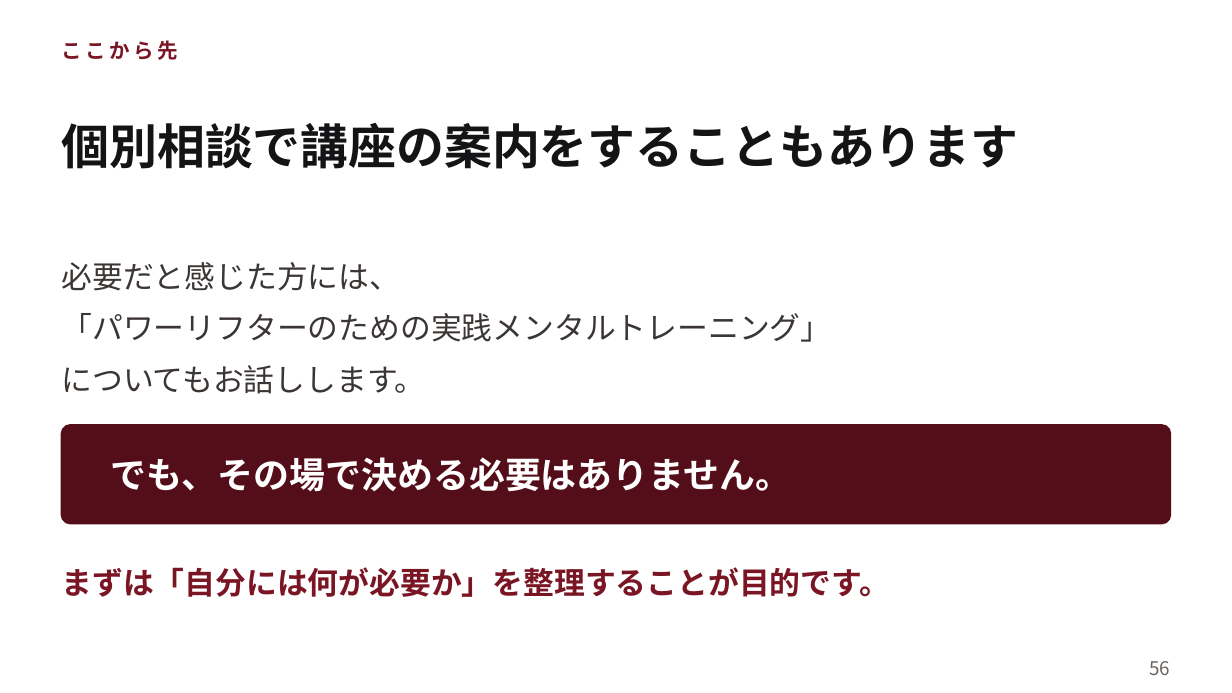
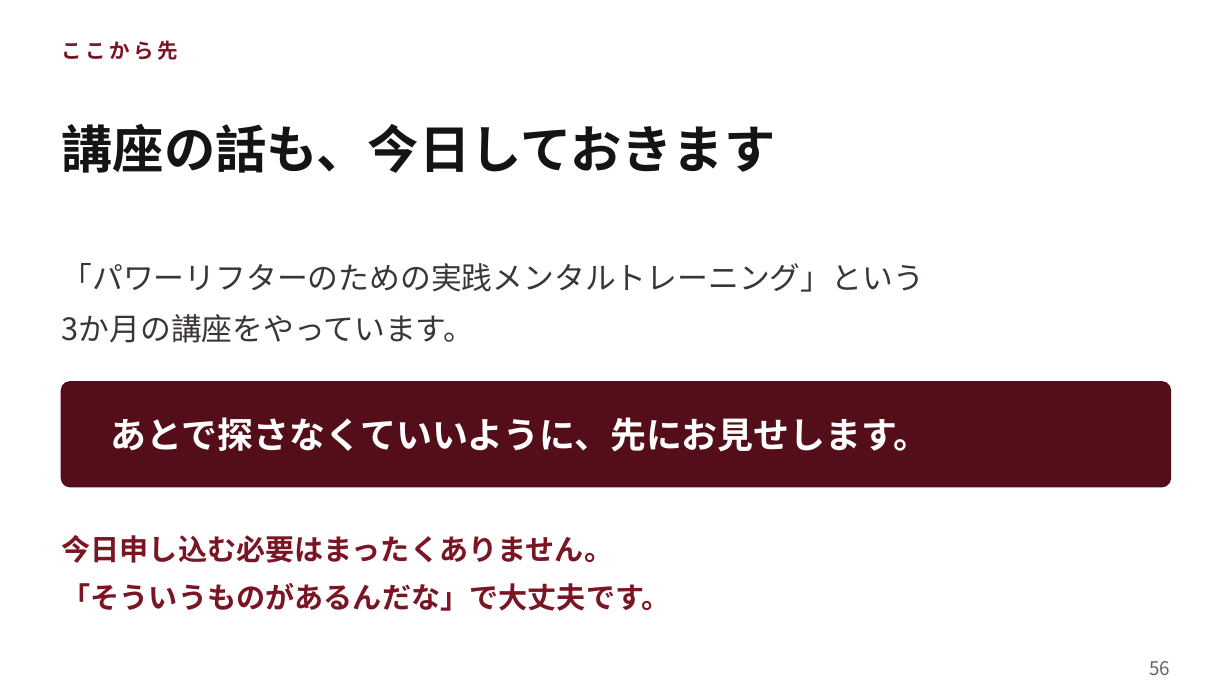
Before and after one commit to shiori0823/shiorin-trainer, a slide deck: slide 56 of seminar/seminar-dekita.pptx. Drawn at 1232x693 pixels with LibreOffice and Linux fonts; fonts in the diff are those of the drawing. Boxes give left, top, right and bottom in pixels: in the first picture for what was removed or moved away, otherwise in the second. Text is boxed around its words. In the diff, an @@ line names an element or a change of style, - is before the commit and + after.

```diff
--- a/seminar/seminar-dekita.pptx
+++ b/seminar/seminar-dekita.pptx
@@ text at (x1=62, y1=124, x2=776, y2=173): text changed; size 28 to 30 pt @@
-個別相談で講座の案内をすることもあります
+講座の話も、今日しておきます
@@ text at (x1=62, y1=263, x2=924, y2=343): text changed @@
-必要だと感じた方には、
-「パワーリフターのための実践メンタルトレーニング」
-についてもお話しします。
+「パワーリフターのための実践メンタルトレーニング」という
+3か月の講座をやっています。
@@ rounded rectangle resized from (x1=62, y1=425, x2=1170, y2=524) to (x1=62, y1=382, x2=1170, y2=487) @@
@@ rounded rectangle at (x1=62, y1=382, x2=1170, y2=487): proportions changed @@
@@ text at (x1=111, y1=417, x2=930, y2=452): text changed @@
-でも、その場で決める必要はありません。
+あとで探さなくていいように、先にお見せします。
@@ text at (x1=62, y1=535, x2=671, y2=611): text changed; size 18 to 17 pt @@
-まずは「自分には何が必要か」を整理することが目的です。
+今日申し込む必要はまったくありません。
+「そういうものがあるんだな」で大丈夫です。
```
Also in this commit, not shown: 2 other slides changed, 5 slides added, 2 other files.
